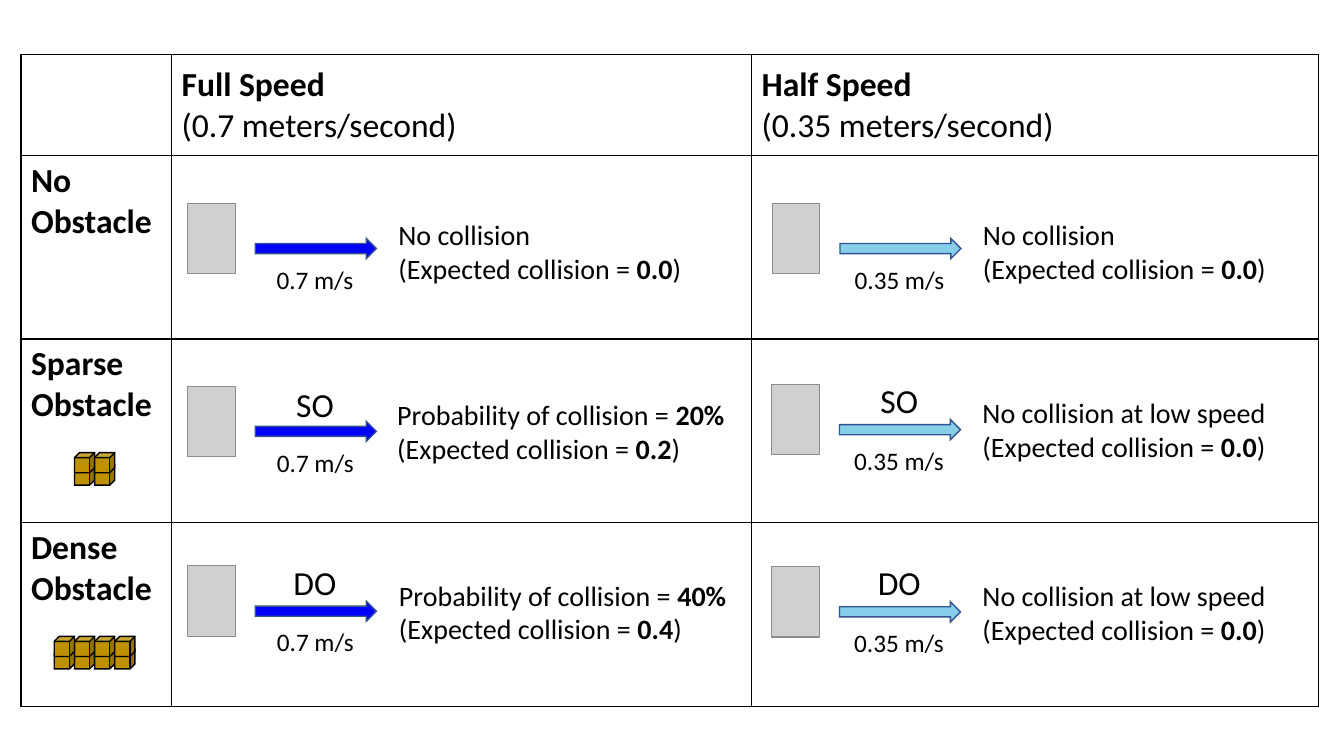
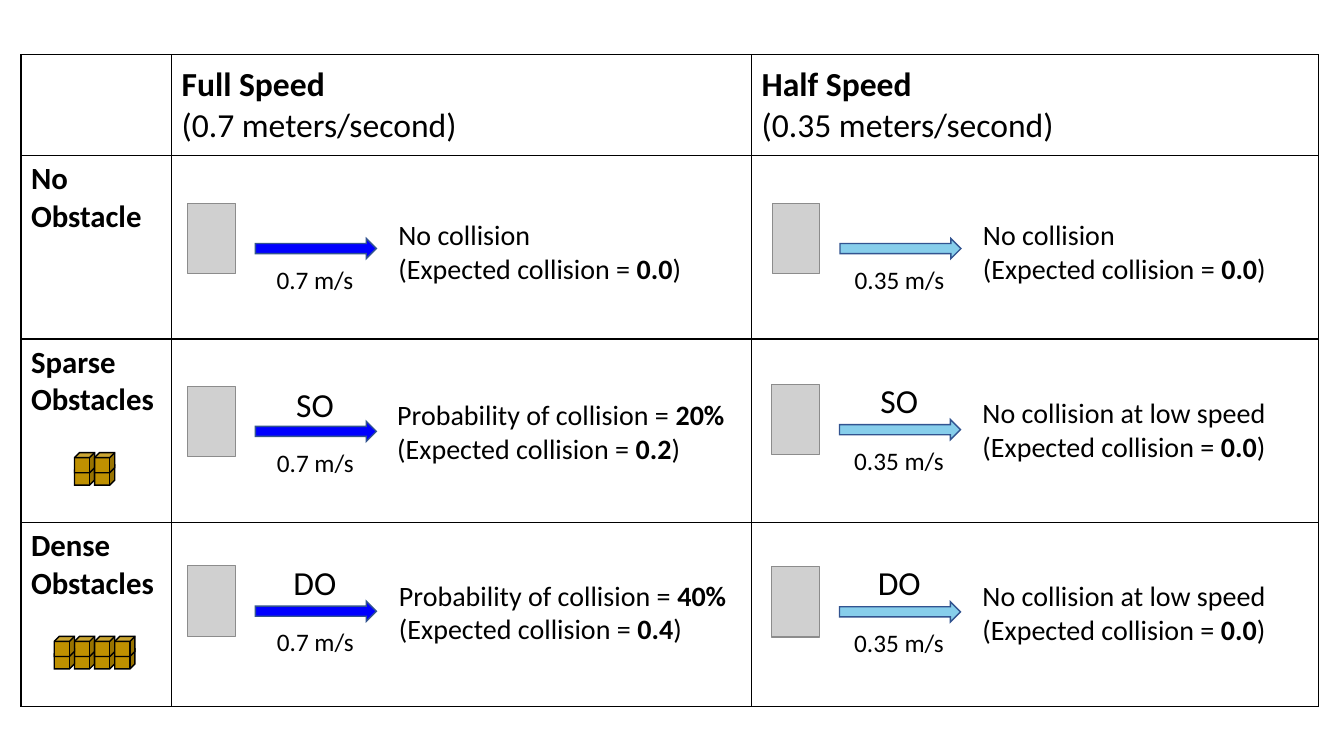
Before and after one commit to cmu-able/explainable-planning, a slide deck: slide 11 of XPlanningEvaluation/data/instruction/instruction-color-blind-friendly.pptx. Drawn at 1344x756 pixels with LibreOffice and Linux fonts; fonts in the diff are those of the drawing; grey boxes stand for pictures. Boxes give left, top, right and bottom in pixels: in the first picture for what was removed or moved away, otherwise in the second. Text is boxed around its words. In the diff, an @@ line names an element or a change of style, - is before the commit and + after.

Commit message:
updated instruction slides: change obstacle to obstacles

```diff
--- a/XPlanningEvaluation/data/instruction/instruction-color-blind-friendly.pptx
+++ b/XPlanningEvaluation/data/instruction/instruction-color-blind-friendly.pptx
@@ table at box(21, 54, 1320, 706) @@
-row 3, column 1: Sparse Obstacle
+row 3, column 1: Sparse Obstacles
-row 4, column 1: Dense Obstacle
+row 4, column 1: Dense Obstacles
@@ size 24 to 22 pt in "No Obstacle" @@
```
Also in this commit, not shown: 2 other slides changed, 5 other files.
